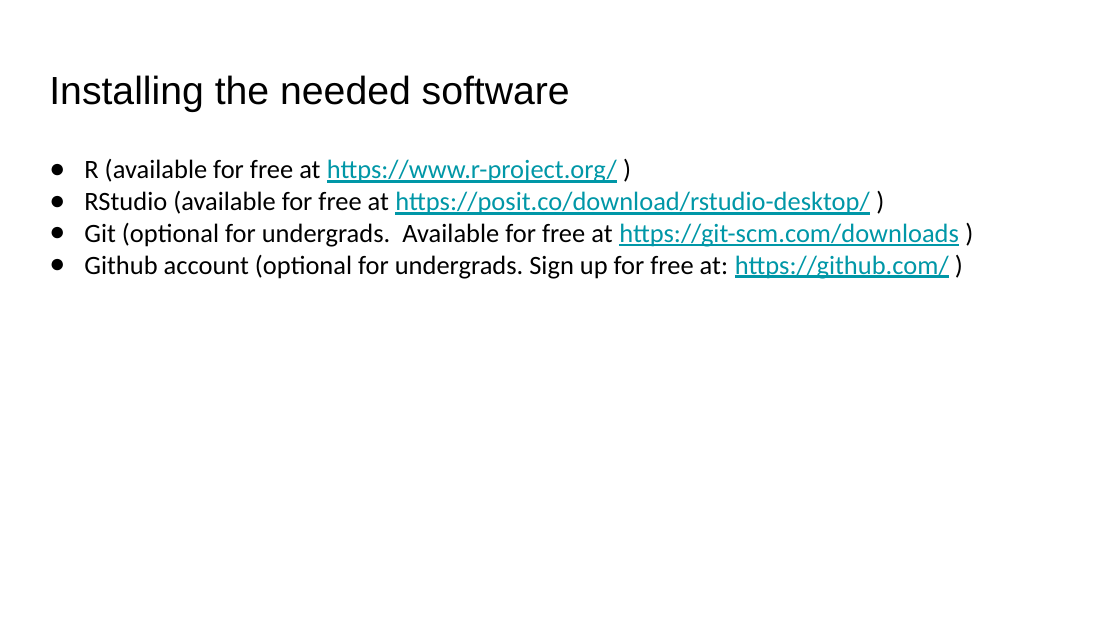
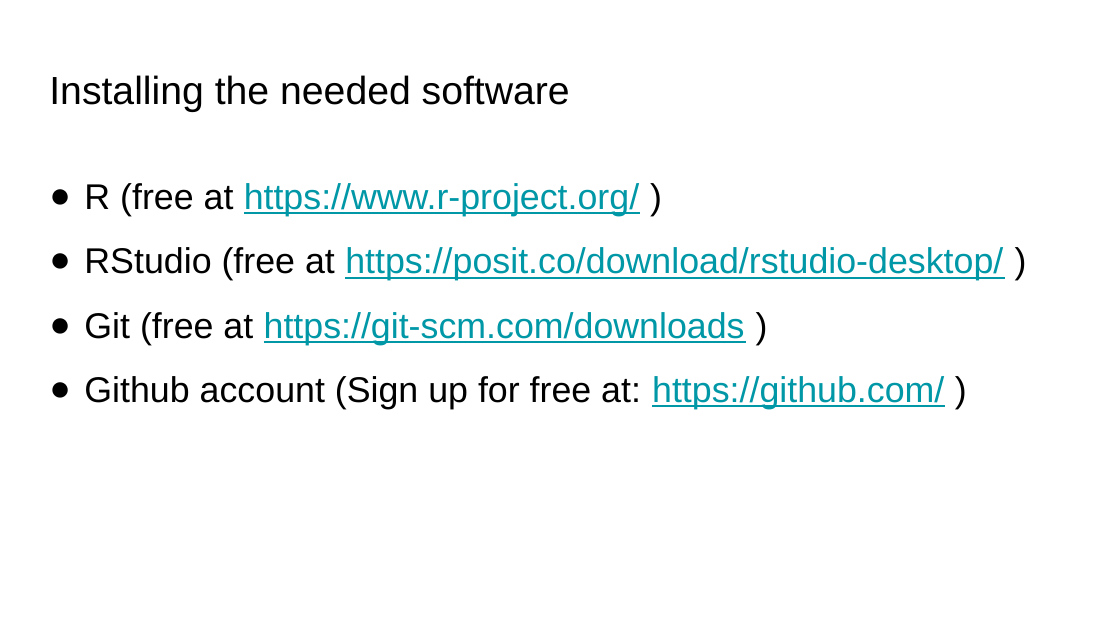
Before and after one commit to bmaitner/biometry_course, a slide deck: slide 42 of lectures/Lecture_02_modelling_frameworks.pptx (slide 15 before the commit). Drawn at 1120x630 pixels with LibreOffice and Linux fonts; fonts in the diff are those of the drawing. Boxes give left, top, right and bottom in pixels: in the first picture for what was removed or moved away, otherwise in the second. Text is boxed around its words. In the diff, an @@ line names an element or a change of style, - is before the commit and + after.

Commit message:
updated slides

```diff
--- a/lectures/Lecture_02_modelling_frameworks.pptx
+++ b/lectures/Lecture_02_modelling_frameworks.pptx
@@ text at bbox=[84, 183, 1003, 409]: text changed; size 17 to 23 pt; font Calibri to Arial; text colour #000000 to #0097A7 @@
-● R (available for free at https://www.r-project.org/ )
-● RStudio (available for free at https://posit.co/download/rstudio-desktop/ )
-● Git (optional for undergrads. Available for free at https://git-scm.com/downloads )
-● Github account (optional for undergrads. Sign up for free at: https://github.com/ )
+● R (free at https://www.r-project.org/ )
+● RStudio (free at https://posit.co/download/rstudio-desktop/ )
+● Git (free at https://git-scm.com/downloads )
+● Github account (Sign up for free at: https://github.com/ )
```
Also in this commit, not shown: 9 other slides changed, 35 slides added, 1 slide removed, 1 other file.
